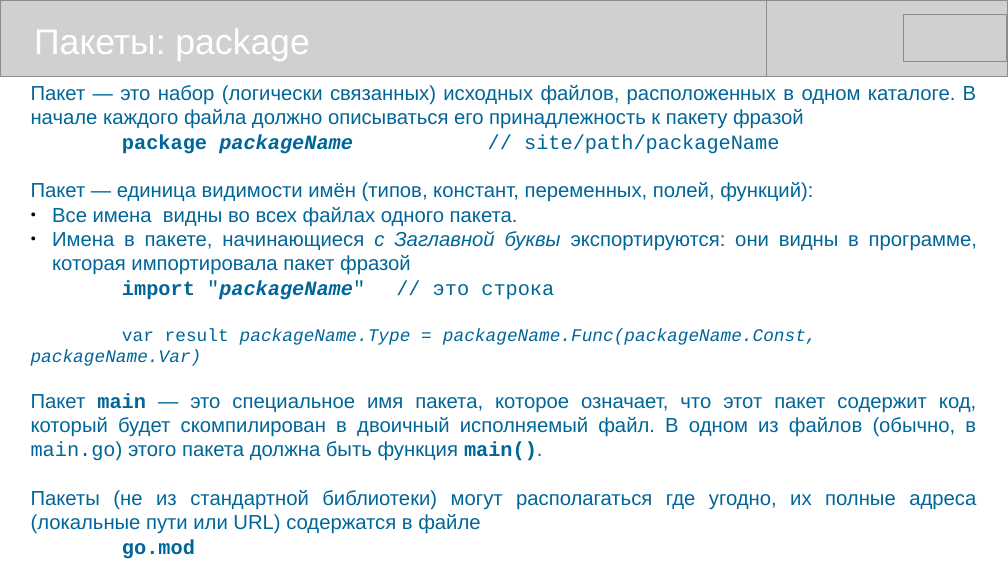
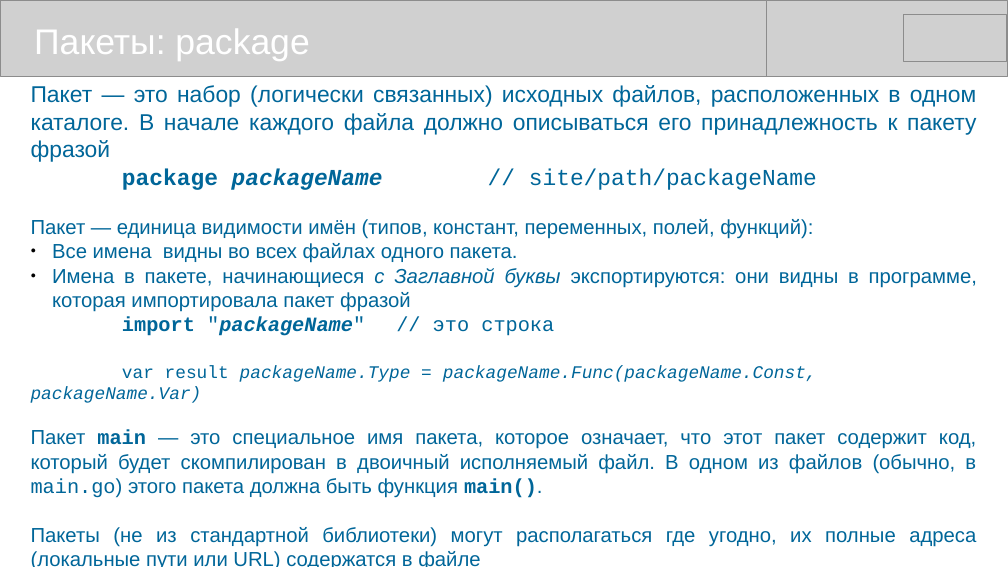
Before and after one commit to mike-shock/Go_language, a slide deck: slide 38 of Go_Review.odp. Drawn at 1008x567 pixels with LibreOffice and Linux fonts; fonts in the diff are those of the drawing; grey boxes stand for pictures. Boxes give left, top, right and bottom in pixels: in the first picture for what was removed or moved away, otherwise in the second. Text is boxed around its words. In the diff, an @@ line names an element or a change of style, - is before the commit and + after.

```diff
--- a/Go_Review.odp
+++ b/Go_Review.odp
@@ text at box(31, 85, 977, 190): size 16 to 18 pt in "Пакет — это набор (логически связанных) исходных ...", "package packageName // site/path/packageName" @@
```
Also in this commit, not shown: 7 other slides changed, 1 slide added.
